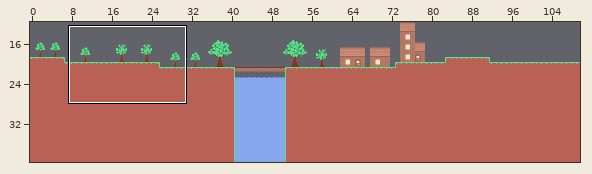
Two versions of a level (Tiled map, map/ingotown.tmx). Above, an overview of the earlier version with the close-up marked.
Close-up. Before:
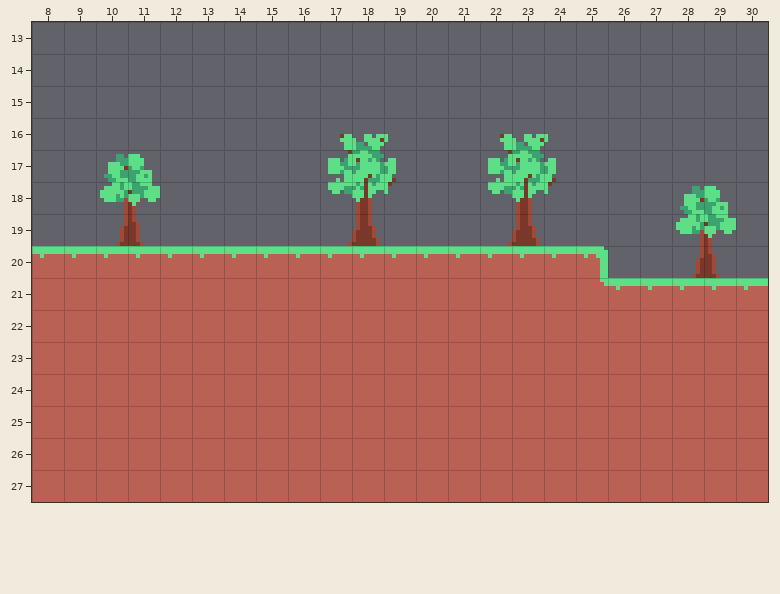
Cells are 8x8 px. Shown: x 8..30, y 13..27. The commit also changed other parts of the map, which this record leaves out.
After the commit:
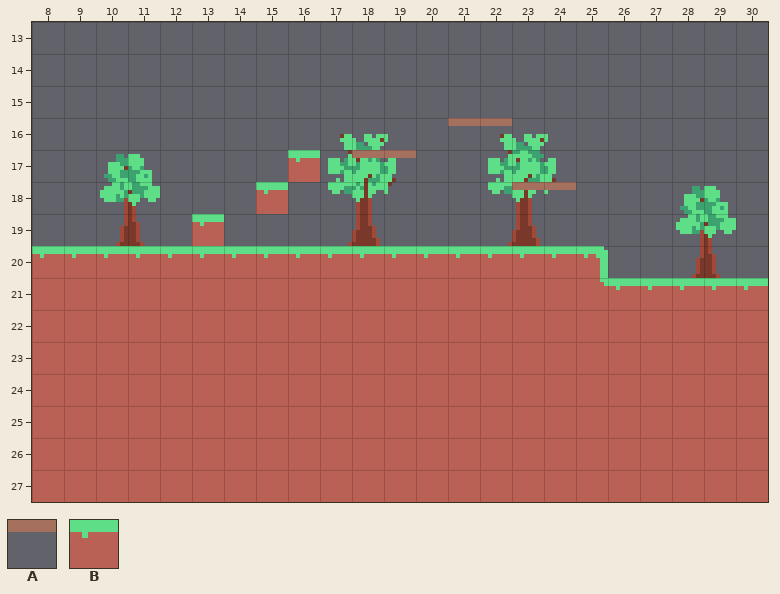
Key: from "tileset2": A 0, B 65.
_ is an empty cell.
Log entry: Added single way platforms
What changed:
Changed rows in their new state; . is an unchanged cell.
Layer "Collision":
first column x 13:
17 ...B
18 ..B.
19 B...
Layer "Single Way Collision":
first column x 18:
16 ...AA..
17 AA.....
18 .....AA
